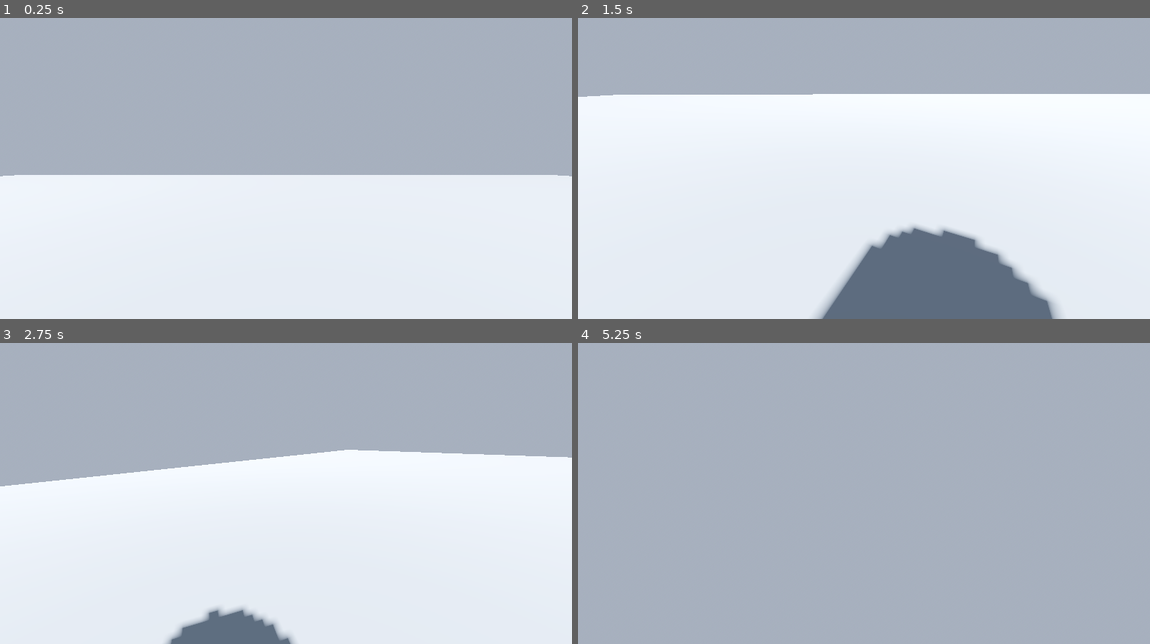
Above: before the commit, frames 1-4 (two rows, left to right).
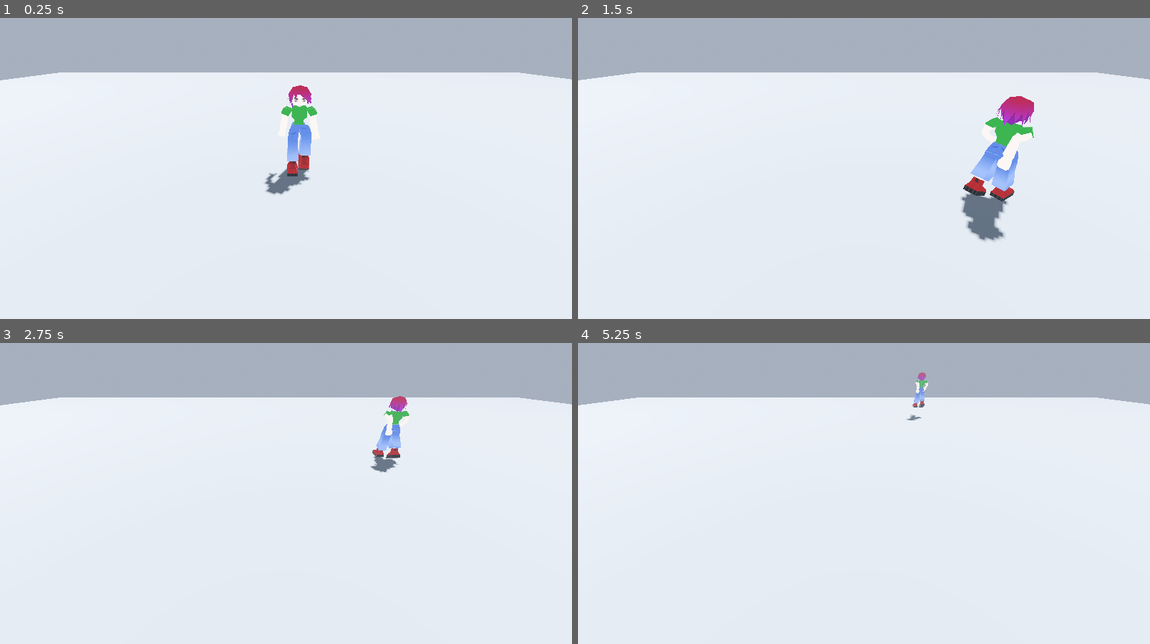
Above: after the commit, the same moments.

Repository: humboldt-gamedev/proj-1
Game: Godot game, scene res://scenes/humboldt.tscn
Two runs of this game, one before a commit and one after it. Both use one fixed random seed, a clock stepped at 60 frames per second and the inputs below.
Inputs (mouse positions are in pixels of both pictures, inside the frame that each line leads up to):
- Up to frame 1 (0.25 s): no input
- Up to frame 2 (1.5 s): tap Enter (ui_accept) at 0.5, 0.6 s; move the mouse to (989, 141) at 0.52 s; hold D (move_right) 0.53-1.28 s; click (989, 141) at 0.67 s; tap Space (jump) at 0.77, 0.8, 1.07, 1.35 s; move the mouse to (835, 159) at 1.27 s; hold W (move_forward) from 1.28 s (still down)
- Up to frame 3 (2.75 s): keep holding W (move_forward); tap Space (jump) at 1.52, 1.82, 2.3 s; tap Enter (ui_accept) at 1.55, 2.1 s; move the mouse to (297, 478) at 2.02 s
- Up to frame 4 (5.25 s): keep holding W (move_forward); move the mouse to (858, 487) at 2.77 s; tap Enter (ui_accept) at 2.85, 4.35, 5.1 s; click (858, 487) at 2.92 s; tap Space (jump) at 3.02, 3.32, 3.6, 3.77, 4.07, 4.52, 4.82 s; move the mouse to (904, 487) at 3.52 s; move the mouse to (818, 478) at 4.27 s; move the mouse to (869, 484) at 5.02 s; click (869, 484) at 5.17 s

The runs differ from the first frame. In frame 1, 34% of the frame differs, in the area x 0-100%, y 18-59%; in frame 2, 19%; in frame 3, 23%; in frame 4, 82%, in the area x 0-100%, y 9-100%.

Commit message:
Added new player model, script, camera script, and scene

Diff:
--- /dev/null
+++ b/old_player/player_old.tscn
@@ -0,0 +1,24 @@
+[gd_scene format=3 uid="uid://dy3d63451xjmf"]
+
+[ext_resource type="Script" uid="uid://bgv83ui1sq2qq" path="res://old_player/player.gd" id="1_55kkx"]
+[ext_resource type="Script" uid="uid://dt7bpk2igm06y" path="res://old_player/neck.gd" id="2_4hkxp"]
+
+[sub_resource type="CapsuleMesh" id="CapsuleMesh_2d4dk"]
+
+[sub_resource type="CapsuleShape3D" id="CapsuleShape3D_4amh0"]
+
+[node name="Player" type="CharacterBody3D" unique_id=1191738970]
+script = ExtResource("1_55kkx")
+
+[node name="MeshInstance3D" type="MeshInstance3D" parent="." unique_id=1598878361]
+mesh = SubResource("CapsuleMesh_2d4dk")
+
+[node name="CollisionShape3D" type="CollisionShape3D" parent="." unique_id=2102009609]
+shape = SubResource("CapsuleShape3D_4amh0")
+
+[node name="Neck" type="Node3D" parent="." unique_id=2058463306]
+script = ExtResource("2_4hkxp")
+
+[node name="CameraPivot" type="Node3D" parent="Neck" unique_id=1772362875]
+
+[node name="Camera" type="Camera3D" parent="Neck/CameraPivot" unique_id=1970048272]
--- /dev/null
+++ b/player/player.tscn
@@ -0,0 +1,185 @@
+[gd_scene format=3 uid="uid://blsa6ccmfotj3"]
+
+[ext_resource type="PackedScene" uid="uid://cjm3w6s2vfx0i" path="res://player/character6.glb" id="1_oul6g"]
+[ext_resource type="Script" uid="uid://dabd0kyr85y52" path="res://player/player_3d.gd" id="2_rkbax"]
+
+[sub_resource type="CapsuleShape3D" id="CapsuleShape3D_g1dw6"]
+
+[sub_resource type="AnimationNodeAnimation" id="AnimationNodeAnimation_rkbax"]
+animation = &"Idle"
+
+[sub_resource type="AnimationNodeAnimation" id="AnimationNodeAnimation_g1dw6"]
+animation = &"Walk Cycle"
+
+[sub_resource type="AnimationNodeStateMachineTransition" id="AnimationNodeStateMachineTransition_g1dw6"]
+advance_mode = 2
+
+[sub_resource type="AnimationNodeStateMachineTransition" id="AnimationNodeStateMachineTransition_yw30f"]
+xfade_time = 0.25
+
+[sub_resource type="AnimationNodeStateMachineTransition" id="AnimationNodeStateMachineTransition_qjkh3"]
+xfade_time = 0.25
+
+[sub_resource type="AnimationNodeStateMachine" id="AnimationNodeStateMachine_g6k8r"]
+states/Idle/node = SubResource("AnimationNodeAnimation_rkbax")
+states/Idle/position = Vector2(344, 106)
+states/Start/position = Vector2(232, 106)
+"states/Walk Cycle/node" = SubResource("AnimationNodeAnimation_g1dw6")
+"states/Walk Cycle/position" = Vector2(513, 106)
+transitions = ["Start", "Idle", SubResource("AnimationNodeStateMachineTransition_g1dw6"), "Idle", "Walk Cycle", SubResource("AnimationNodeStateMachineTransition_yw30f"), "Walk Cycle", "Idle", SubResource("AnimationNodeStateMachineTransition_qjkh3")]
+
+[node name="Player" unique_id=419827584 instance=ExtResource("1_oul6g")]
+script = ExtResource("2_rkbax")
+
+[node name="Skeleton3D" parent="rig" parent_id_path=PackedInt32Array(743920681) index="0" unique_id=531589608]
+bones/1/position = Vector3(-0.0005294978, 0.05502655, 1.1071558)
+bones/8/position = Vector3(0.32266584, -0.010655175, 1.2322341)
+bones/8/rotation = Quaternion(-0.097297855, -0.2071596, 0.5761457, 0.7846491)
+bones/8/scale = Vector3(1.0000002, 16.10027, 1)
+bones/9/position = Vector3(-0.30714864, -0.009152773, 1.2287252)
+bones/9/rotation = Quaternion(-0.09538249, 0.20501667, -0.575653, 0.78580785)
+bones/9/scale = Vector3(1, 15.859176, 1)
+bones/10/position = Vector3(0.12987176, -0.059964504, 0.8837463)
+bones/10/rotation = Quaternion(0.9565765, 0.117942795, -0.26030132, 0.05739434)
+bones/10/scale = Vector3(1, 13.413396, 1)
+bones/11/position = Vector3(-0.12987164, -0.059964046, 0.88374615)
+bones/11/rotation = Quaternion(0.9565644, -0.11815904, 0.26041108, 0.056647867)
+bones/11/scale = Vector3(1, 13.413405, 1)
+bones/13/position = Vector3(0, 0, -0.016317654)
+bones/26/rotation = Quaternion(0.9365886, 0.004710283, -0.12969771, 0.32551244)
+bones/26/scale = Vector3(0.9831666, 0.9831665, 0.9831665)
+bones/27/rotation = Quaternion(0.16693537, -3.7952495e-07, 3.4677583e-08, 0.9859679)
+bones/27/scale = Vector3(1.0105501, 1.0105501, 1.0105501)
+bones/28/rotation = Quaternion(-0.1986217, 0.001773812, 0.009601416, 0.9800276)
+bones/28/scale = Vector3(1.0065585, 1.0065588, 1.0065587)
+bones/29/position = Vector3(5.5273905e-09, 0.2107984, 6.4646905e-08)
+bones/29/rotation = Quaternion(-0.10399117, 0.8177683, -0.56155306, -0.07140902)
+bones/33/scale = Vector3(1.0065584, 1.0065585, 1.0065582)
+bones/35/rotation = Quaternion(-3.8528162e-07, 0.000807338, 2.8041205e-08, 0.99999976)
+bones/35/scale = Vector3(1.0065584, 1.0065584, 1.0065581)
+bones/37/scale = Vector3(1.0171221, 1.0171223, 1.017122)
+bones/38/rotation = Quaternion(-2.4214328e-08, -1.821318e-07, -1.5366806e-08, 1)
+bones/38/scale = Vector3(1.0171219, 1.0171224, 1.017122)
+bones/40/rotation = Quaternion(0.9365888, -0.0047103628, 0.12969838, 0.3255113)
+bones/40/scale = Vector3(0.98316664, 0.98316664, 0.9831667)
+bones/41/rotation = Quaternion(0.16693391, 3.7846036e-07, -3.3866964e-08, 0.9859682)
+bones/41/scale = Vector3(1.0105498, 1.0105499, 1.01055)
+bones/42/rotation = Quaternion(-0.19862139, -0.001773802, -0.009601423, 0.9800277)
+bones/42/scale = Vector3(1.0065585, 1.0065588, 1.0065585)
+bones/43/position = Vector3(3.1010316e-08, 0.21079892, 2.519851e-07)
+bones/47/scale = Vector3(1.0065585, 1.0065587, 1.0065583)
+bones/49/rotation = Quaternion(-1.8138729e-07, -0.00080734683, -1.0063468e-08, 0.99999976)
+bones/49/scale = Vector3(1.0065584, 1.0065584, 1.006558)
+bones/51/scale = Vector3(1.0171218, 1.017122, 1.0171218)
+bones/52/rotation = Quaternion(-1.16415094e-07, 2.355082e-07, 2.4680007e-08, 1)
+bones/52/scale = Vector3(1.0171217, 1.0171218, 1.0171219)
+bones/60/rotation = Quaternion(-0.103991106, 0.8177683, -0.56155294, -0.07140906)
+bones/62/rotation = Quaternion(-0.71860075, -0.11308417, 0.09589911, 0.67943233)
+bones/63/rotation = Quaternion(-0.121189155, 0.018680975, 0.0022810786, 0.992451)
+bones/63/scale = Vector3(0.98316664, 0.9831664, 0.98316646)
+bones/64/rotation = Quaternion(0.16693534, -3.780428e-07, 3.551509e-08, 0.9859679)
+bones/64/scale = Vector3(1.0105501, 1.0105501, 1.0105501)
+bones/65/rotation = Quaternion(0.9365846, 0.004700352, -0.12972634, 0.32551268)
+bones/67/rotation = Quaternion(0.9365846, 0.0047003785, -0.12972628, 0.32551253)
+bones/67/scale = Vector3(1.0085248, 0.98316705, 1.0085247)
+bones/68/rotation = Quaternion(3.3993267e-08, -5.4133147e-09, -3.1199306e-08, 1)
+bones/68/scale = Vector3(0.99999934, 1.0000008, 0.9999996)
+bones/69/rotation = Quaternion(0.16697474, 1.4747863e-05, -2.4547905e-06, 0.9859612)
+bones/69/scale = Vector3(0.99477935, 1.0077661, 0.99763054)
+bones/70/rotation = Quaternion(-8.8475645e-09, 3.5986883e-08, 1.4566469e-08, 1)
+bones/71/rotation = Quaternion(-0.19874147, 0.0016892458, 0.009593551, 0.98000354)
+bones/71/scale = Vector3(0.99776787, 1.0033097, 0.9989485)
+bones/72/rotation = Quaternion(-0.10399113, 0.8177681, -0.56155336, -0.071408994)
+bones/72/scale = Vector3(0.99999994, 0.99999994, 0.9999998)
+bones/81/rotation = Quaternion(-0.71860087, 0.11308415, -0.09589908, 0.67943233)
+bones/82/rotation = Quaternion(-0.12118809, -0.018680947, -0.0022810537, 0.9924512)
+bones/82/scale = Vector3(0.9831668, 0.9831665, 0.9831667)
+bones/83/rotation = Quaternion(0.16693391, 3.847022e-07, -3.2997903e-08, 0.9859682)
+bones/83/scale = Vector3(1.0105498, 1.0105499, 1.01055)
+bones/84/rotation = Quaternion(0.93658495, -0.0047003496, 0.12972708, 0.32551125)
+bones/86/rotation = Quaternion(0.93658483, -0.00470044, 0.12972704, 0.32551163)
+bones/86/scale = Vector3(1.0085245, 0.98316723, 1.0085245)
+bones/87/rotation = Quaternion(-2.0023446e-08, -3.0326184e-08, -2.3283044e-09, 1)
+bones/87/scale = Vector3(1.0000006, 0.9999992, 1.000001)
+bones/88/rotation = Quaternion(0.16697343, -1.4778319e-05, 2.4643027e-06, 0.9859615)
+bones/88/scale = Vector3(0.99477935, 1.0077658, 0.99763024)
+bones/89/rotation = Quaternion(-9.080395e-09, -2.4334437e-08, -1.7942511e-08, 1)
+bones/90/rotation = Quaternion(-0.19874138, -0.0016892713, -0.00959351, 0.98000354)
+bones/90/scale = Vector3(0.99776864, 1.0033079, 0.9989494)
+bones/91/rotation = Quaternion(0.103991084, 0.8177679, -0.5615535, 0.07140905)
+bones/91/scale = Vector3(1.0000005, 1.0000002, 0.9999993)
+bones/115/rotation = Quaternion(-0.63636553, -0.32177663, -0.5535011, 0.43027344)
+bones/116/rotation = Quaternion(-0.4469971, 0.17302267, -0.15433782, 0.86396575)
+bones/116/scale = Vector3(1.014986, 1.0149862, 1.014986)
+bones/117/rotation = Quaternion(0.020129526, 6.501807e-08, 2.0940194e-08, 0.99979746)
+bones/117/scale = Vector3(0.9962123, 0.99621224, 0.99621236)
+bones/118/rotation = Quaternion(-0.042858303, -0.0002729004, 0.0006247278, 0.999081)
+bones/118/scale = Vector3(0.9889596, 0.98895967, 0.9889596)
+bones/121/scale = Vector3(0.9889595, 0.98895967, 0.9889596)
+bones/123/rotation = Quaternion(3.752005e-08, -0.00015294118, 4.91239e-08, 1)
+bones/123/scale = Vector3(0.98895955, 0.9889598, 0.98895955)
+bones/125/scale = Vector3(0.9852355, 0.9852358, 0.9852357)
+bones/126/rotation = Quaternion(2.6304266e-07, -0.0006979545, -1.0077466e-07, 0.99999976)
+bones/126/scale = Vector3(0.98523563, 0.9852359, 0.98523575)
+bones/135/rotation = Quaternion(-0.21792959, 0.44390032, -0.6718515, 0.55142975)
+bones/136/rotation = Quaternion(-0.010772062, -0.036919057, -0.00039800664, 0.9992602)
+bones/136/scale = Vector3(1.014986, 1.0149858, 1.0149859)
+bones/137/rotation = Quaternion(0.020129519, 6.030191e-08, 2.0818804e-08, 0.99979746)
+bones/137/scale = Vector3(0.99621224, 0.99621224, 0.9962123)
+bones/138/rotation = Quaternion(-0.44726145, 0.17153773, -0.15356939, 0.86426187)
+bones/140/rotation = Quaternion(-0.4472616, 0.17153786, -0.15356946, 0.8642618)
+bones/140/scale = Vector3(0.9925901, 1.0149865, 0.99259025)
+bones/141/rotation = Quaternion(-3.121486e-09, 0.00069752714, -2.5812674e-09, 0.99999976)
+bones/142/rotation = Quaternion(0.020134555, 0.00087163463, -1.7895154e-05, 0.9997969)
+bones/142/scale = Vector3(1.0020938, 0.99587303, 1.0020615)
+bones/143/rotation = Quaternion(-3.9333013e-08, 0.00034226562, -4.0973685e-08, 0.99999994)
+bones/144/rotation = Quaternion(-0.042864952, -0.00065384264, 0.00061155646, 0.99908054)
+bones/144/scale = Vector3(1.005866, 0.98849976, 1.0057391)
+bones/145/rotation = Quaternion(-0.638514, 0.31735364, 0.5566601, 0.4262817)
+bones/146/rotation = Quaternion(-0.46334735, -0.17498274, 0.15293899, 0.85516083)
+bones/146/scale = Vector3(1.0070004, 1.0070006, 1.0070004)
+bones/147/rotation = Quaternion(0.038925797, -7.836281e-08, -4.2476298e-08, 0.9992421)
+bones/147/scale = Vector3(0.9982108, 0.99821097, 0.99821067)
+bones/148/rotation = Quaternion(0.041220028, 0.0010271503, -0.028214363, 0.9987512)
+bones/148/scale = Vector3(0.9948083, 0.9948082, 0.99480873)
+bones/151/scale = Vector3(0.9948084, 0.9948083, 0.9948087)
+bones/153/rotation = Quaternion(1.1906094e-07, 0.00074436027, -4.0862368e-08, 0.9999998)
+bones/153/scale = Vector3(0.9948082, 0.99480826, 0.9948087)
+bones/155/scale = Vector3(0.9930486, 0.99304885, 0.99304885)
+bones/156/rotation = Quaternion(7.488807e-07, 0.0007534586, 3.8947084e-07, 0.9999997)
+bones/156/scale = Vector3(0.99304855, 0.99304885, 0.9930487)
+bones/165/rotation = Quaternion(-0.22340646, -0.4483645, 0.6700528, 0.54780304)
+bones/166/rotation = Quaternion(-0.022293003, 0.036912017, 0.000823672, 0.9990695)
+bones/166/scale = Vector3(1.0070004, 1.0070001, 1.0070001)
+bones/167/rotation = Quaternion(0.0389258, -7.184016e-08, -4.1852296e-08, 0.9992422)
+bones/167/scale = Vector3(0.99821085, 0.998211, 0.9982107)
+bones/168/rotation = Quaternion(-0.46368995, -0.17305966, 0.15189679, 0.8555521)
+bones/170/rotation = Quaternion(-0.46368986, -0.17305972, 0.1518968, 0.85555214)
+bones/170/scale = Vector3(0.9965179, 1.0070013, 0.9965181)
+bones/171/rotation = Quaternion(-4.69218e-08, -0.00075247325, -5.7907096e-10, 0.9999998)
+bones/172/rotation = Quaternion(0.03892792, -0.0011239784, 4.4197113e-05, 0.9992414)
+bones/172/scale = Vector3(1.0010731, 0.99791664, 1.001015)
+bones/173/rotation = Quaternion(4.4037307e-08, 0.00024925877, -2.0017655e-08, 1)
+bones/174/rotation = Quaternion(0.041221708, 0.0010063271, -0.028214475, 0.9987511)
+bones/174/scale = Vector3(1.0028589, 0.99434227, 1.0028245)
+bones/175/rotation = Quaternion(-0.63636553, -0.32177663, -0.5535011, 0.43027344)
+bones/176/rotation = Quaternion(-0.638514, 0.31735364, 0.5566601, 0.4262817)
+bones/179/position = Vector3(-0.36684546, 6.449409e-08, -0.31354314)
+bones/179/rotation = Quaternion(-0.38570774, 0.5483691, -0.5827189, 0.45930344)
+bones/181/position = Vector3(-0.15843055, 1.013966, -0.16601187)
+bones/181/rotation = Quaternion(-0.6929312, 0.14087714, -0.14087708, 0.6929313)
+bones/184/position = Vector3(0.38829184, 5.2154064e-08, -0.3160514)
+bones/184/rotation = Quaternion(-0.3370541, -0.50921094, 0.6121489, 0.50236696)
+bones/186/position = Vector3(0.16818672, 1.0171621, -0.16601184)
+bones/186/rotation = Quaternion(-0.6917926, -0.14636604, 0.14636599, 0.6917926)
+bones/199/rotation = Quaternion(3.7997955e-07, 2.8310684e-14, 1, -2.3822802e-21)
+bones/200/position = Vector3(0.36237082, 0.9265834, 0.93850505)
+bones/214/position = Vector3(-0.36237082, 0.9265834, 0.93850505)
+
+[node name="CollisionShape3D" type="CollisionShape3D" parent="." index="2" unique_id=1696773444]
+transform = Transform3D(1.1, 0, 0, 0, 1.1, 0, 0, 0, 1.1, 0, 1.1148118, 0)
+shape = SubResource("CapsuleShape3D_g1dw6")
+
+[node name="AnimationTree" type="AnimationTree" parent="." index="3" unique_id=723382494]
+tree_root = SubResource("AnimationNodeStateMachine_g6k8r")
+anim_player = NodePath("../AnimationPlayer")
--- /dev/null
+++ b/player/player_3d.gd
@@ -0,0 +1,60 @@
+extends CharacterBody3D
+
+@onready var camera: Camera3D = get_viewport().get_camera_3d()
+var movement_basis: Basis
+
+const SPEED = 3
+const ROTATION_SPEED = 2.7
+const JUMP_VELOCITY = 4.5
+
+
+func _physics_process(delta: float) -> void:
+	# Add the gravity.
+	if not is_on_floor():
+		velocity += get_gravity() * delta
+
+	# Handle jump.
+	if Input.is_action_just_pressed("ui_accept") and is_on_floor():
+		velocity.y = JUMP_VELOCITY
+
+	# Get the input direction and handle the movement/deceleration.
+	# As good practice, you should replace UI actions with custom gameplay actions.
+	var input_dir := Input.get_vector("move_left", "move_right", "move_forward", "move_backward")
+
+	if camera != get_viewport().get_camera_3d():
+		camera = get_viewport().get_camera_3d()
+		movement_basis = camera.global_transform.basis
+
+	if input_dir == Vector2.ZERO:
+		velocity = velocity.move_toward(Vector3.ZERO, SPEED * delta * 2)
+	else:
+
+		if movement_basis == Basis():
+			movement_basis = camera.global_transform.basis
+
+		var camera_forward = -movement_basis.z
+		var camera_right = movement_basis.x
+		camera_forward.y = 0
+		camera_forward = camera_forward.normalized()
+
+		var move_direction = (camera_forward * -input_dir.y + camera_right * input_dir.x)
+		move_direction = move_direction.normalized()
+
+		var character_forward = Vector3(sin(rotation.y), 0, cos(rotation.y))
+
+		if move_direction.length() > 0.1:
+			var target_angle = atan2(move_direction.x, move_direction.z)
+			rotation.y = lerp_angle(rotation.y, target_angle, delta * ROTATION_SPEED)
+
+
+		velocity.x = character_forward.x * SPEED
+		velocity.z = character_forward.z * SPEED
+
+
+	if velocity.length() > 0.1:
+		$AnimationTree["parameters/playback"].travel("Walk Cycle")
+	else:
+		$AnimationTree["parameters/playback"].travel("Idle")
+
+
+	move_and_slide()
--- a/project.godot
+++ b/project.godot
@@ -18,6 +18,10 @@
 [dotnet]
 
 project/assembly_name="proj1"
+
+[global_group]
+
+player="player character"
 
 [input]
 
--- /dev/null
+++ b/scenes/camera_zone.tscn
@@ -0,0 +1,20 @@
+[gd_scene format=3 uid="uid://by6t4045wju47"]
+
+[ext_resource type="Script" uid="uid://csy55biohrplj" path="res://scripts/camera_zone.gd" id="1_00kvm"]
+
+[sub_resource type="BoxShape3D" id="BoxShape3D_0mn4i"]
+size = Vector3(6.223633, 1, 7.0327606)
+
+[node name="CameraZone 1" type="Area3D" unique_id=1915208173 node_paths=PackedStringArray("target_camera")]
+script = ExtResource("1_00kvm")
+target_camera = NodePath("Camera3D")
+
+[node name="CollisionShape3D" type="CollisionShape3D" parent="." unique_id=1237124750]
+transform = Transform3D(1, 0, 0, 0, 1, 0, 0, 0, 1, 0, 0.56326485, 0)
+shape = SubResource("BoxShape3D_0mn4i")
+debug_color = Color(0.9607843, 0, 0.043137256, 0.8627451)
+
+[node name="Camera3D" type="Camera3D" parent="." unique_id=2063745314]
+transform = Transform3D(1, 0, 0, 0, 1, 0, 0, 0, 1, 0, 1.5705888, 2.899744)
+
+[connection signal="body_entered" from="." to="." method="_on_body_entered"]
--- a/scenes/humboldt.tscn
+++ b/scenes/humboldt.tscn
@@ -1,8 +1,8 @@
 [gd_scene format=3 uid="uid://mmsg0glr6j8y"]
 
-[ext_resource type="Script" uid="uid://bgv83ui1sq2qq" path="res://scripts/player.gd" id="1_0l8tv"]
 [ext_resource type="Material" uid="uid://bm5n8d42i0nkf" path="res://materials/ground.tres" id="1_0mn4i"]
-[ext_resource type="Script" uid="uid://dt7bpk2igm06y" path="res://scripts/neck.gd" id="2_vid5m"]
+[ext_resource type="PackedScene" uid="uid://blsa6ccmfotj3" path="res://player/player.tscn" id="2_0l8tv"]
+[ext_resource type="PackedScene" uid="uid://by6t4045wju47" path="res://scenes/camera_zone.tscn" id="3_vid5m"]
 
 [sub_resource type="ProceduralSkyMaterial" id="ProceduralSkyMaterial_njsn1"]
 sky_horizon_color = Color(0.66224277, 0.6717428, 0.6867428, 1)
@@ -26,10 +26,6 @@
 [sub_resource type="ConvexPolygonShape3D" id="ConvexPolygonShape3D_0mn4i"]
 points = PackedVector3Array(-25, -0.5, -20, -25, 0.5, -20, 25, -0.5, -20, -25, -0.5, 20, -25, 0.5, 20, 25, 0.5, -20, 25, -0.5, 20, 25, 0.5, 20)
 
-[sub_resource type="CapsuleMesh" id="CapsuleMesh_2d4dk"]
-
-[sub_resource type="CapsuleShape3D" id="CapsuleShape3D_4amh0"]
-
 [node name="Humboldt" type="Node" unique_id=522849274]
 
 [node name="WorldEnvironment" type="WorldEnvironment" parent="." unique_id=2144033814]
@@ -49,19 +45,26 @@
 [node name="CollisionShape3D" type="CollisionShape3D" parent="Ground" unique_id=335760936]
 shape = SubResource("ConvexPolygonShape3D_0mn4i")
 
-[node name="Player" type="CharacterBody3D" parent="." unique_id=1577876413]
-transform = Transform3D(1, 0, 0, 0, 1, 0, 0, 0, 1, 0, 1.8624783, 0)
-script = ExtResource("1_0l8tv")
+[node name="Player" parent="." unique_id=419827584 groups=["player"] instance=ExtResource("2_0l8tv")]
+transform = Transform3D(1, 0, 0, 0, 1, 0, 0, 0, 1, -0.024644852, -0.0036215782, -0.13513136)
 
-[node name="MeshInstance3D" type="MeshInstance3D" parent="Player" unique_id=1098976175]
-mesh = SubResource("CapsuleMesh_2d4dk")
+[node name="CameraZone 1" parent="." unique_id=1915208173 instance=ExtResource("3_vid5m")]
+transform = Transform3D(1, 0, 0, 0, 1, 0, 0, 0, 1, -0.5564079, 0.63627005, 0.3318243)
 
-[node name="CollisionShape3D" type="CollisionShape3D" parent="Player" unique_id=305716522]
-shape = SubResource("CapsuleShape3D_4amh0")
+[node name="CollisionShape3D" parent="CameraZone 1" index="0" unique_id=1237124750]
+transform = Transform3D(1, 0, 0, 0, 1, 0, 0, 0, 1, 0.98498535, 0.56326485, -0.07639313)
 
-[node name="Neck" type="Node3D" parent="Player" unique_id=1856969209]
-script = ExtResource("2_vid5m")
+[node name="Camera3D" parent="CameraZone 1" index="1" unique_id=2063745314]
+transform = Transform3D(1, 0, 0, 0, 0.8764244, 0.48153952, 0, -0.48153952, 0.8764244, 0.23348117, 2.1912508, 4.165275)
 
-[node name="CameraPivot" type="Node3D" parent="Player/Neck" unique_id=726305158]
+[node name="CameraZone 2" parent="." unique_id=1798996638 instance=ExtResource("3_vid5m")]
+transform = Transform3D(1, 0, 0, 0, 1, 0, 0, 0, 1, 8.494897, -0.0036206245, 0.059081078)
 
-[node name="Camera" type="Camera3D" parent="Player/Neck/CameraPivot" unique_id=364558728]
+[node name="CollisionShape3D" parent="CameraZone 2" index="0" unique_id=1237124750]
+transform = Transform3D(1, 0, 0, 0, 1, 0, 0, 0, 1, 0, 1.115344, 0)
+
+[node name="Camera3D" parent="CameraZone 2" index="1" unique_id=2063745314]
+transform = Transform3D(0.22529113, 0, 0.9742915, 0, 1, 0, -0.9742915, 0, 0.22529113, 5.051811, 1.5705888, 2.3502767)
+
+[editable path="CameraZone 1"]
+[editable path="CameraZone 2"]
--- /dev/null
+++ b/scripts/camera_zone.gd
@@ -0,0 +1,15 @@
+extends Area3D
+
+@export var target_camera: Camera3D
+
+# Called when the node enters the scene tree for the first time.
+func _ready() -> void:
+	pass
+
+func _on_body_entered(body):
+	if body.is_in_group("player"):
+		target_camera.current = true
+
+# Called every frame. 'delta' is the elapsed time since the previous frame.
+func _process(delta: float) -> void:
+	pass
Renamed: scripts/neck.gd -> old_player/neck.gd
Renamed: scripts/neck.gd.uid -> old_player/neck.gd.uid
Renamed: scripts/player.gd -> old_player/player.gd
Renamed: scripts/player.gd.uid -> old_player/player.gd.uid
Binary file added: player/character6.glb
Not shown, added: player/character6.glb.import
Binary file added: player/character6_Character UV Map.png
Not shown, added: player/character6_Character UV Map.png.import
Not shown, added: player/player_3d.gd.uid
Not shown, added: scripts/camera_zone.gd.uid
